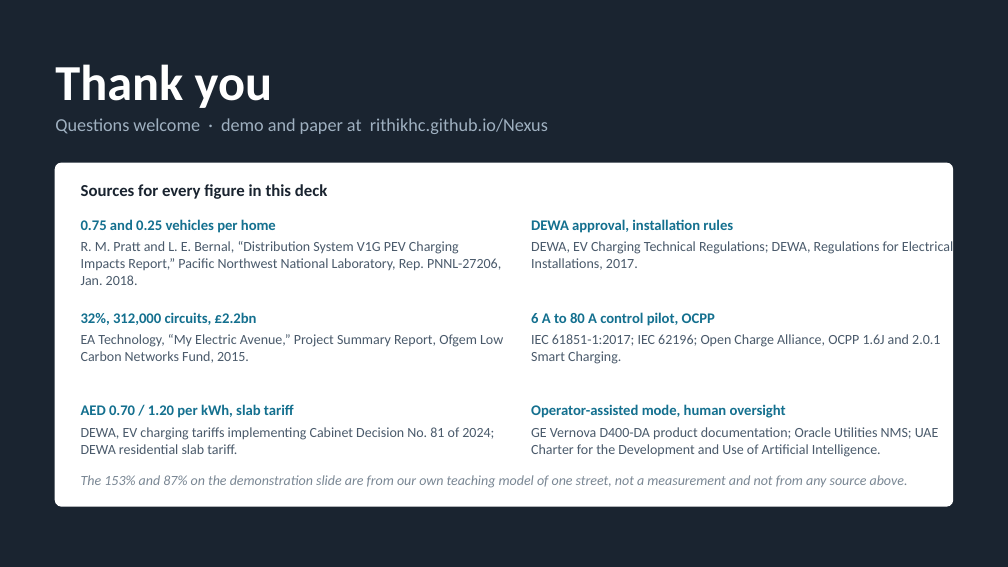
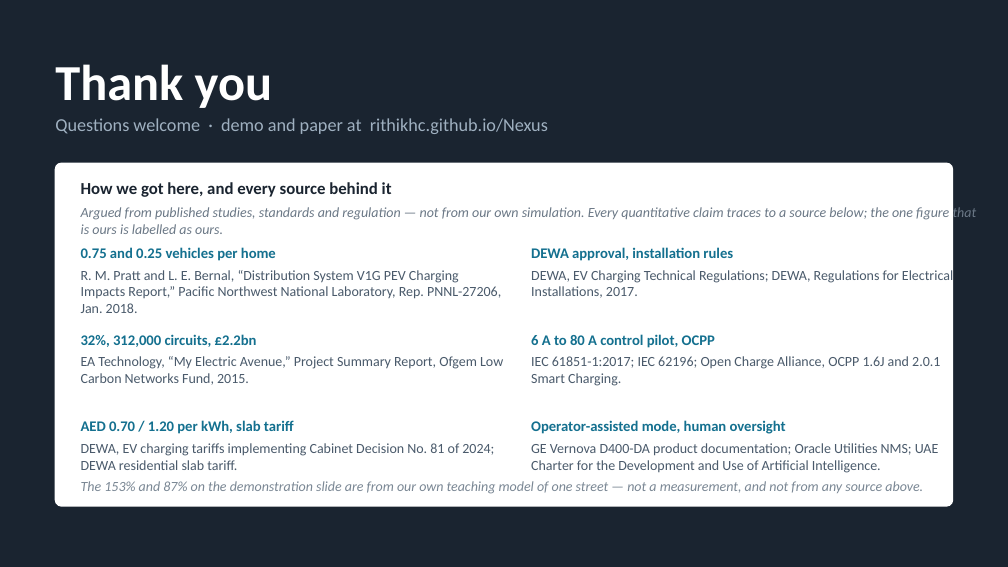
Before and after one commit to RithikhC/Nexus, a slide deck: slide 13 of deck/NEXUS-3.0-presentation.pptx. Drawn at 1008x567 pixels with LibreOffice and Linux fonts; fonts in the diff are those of the drawing. Boxes give left, top, right and bottom in pixels: in the first picture for what was removed or moved away, otherwise in the second. Text is boxed around its words. In the diff, an @@ line names an element or a change of style, - is before the commit and + after.

```diff
--- a/deck/NEXUS-3.0-presentation.pptx
+++ b/deck/NEXUS-3.0-presentation.pptx
@@ text at bbox=[81, 182, 392, 197]: text changed @@
-Sources for every figure in this deck
+How we got here, and every source behind it
@@ text added at bbox=[81, 207, 977, 234], 10 pt, text #6B7886, italic @@
+Argued from published studies, standards and regulation — not from our own simulation. Every quantitative claim traces to a source below; the one figure that is ours is labelled as ours.
@@ 4 texts: place and size @@
-4 texts at bbox=[81, 219, 953, 285]
+4 texts at bbox=[81, 247, 953, 313]
@@ text "32%, 312,000 circuits, £2.2bn": place and size @@
-text "32%, 312,000 circuits, £2.2bn" at bbox=[81, 312, 257, 325]
+text "32%, 312,000 circuits, £2.2bn" at bbox=[81, 334, 257, 347]
@@ text "EA Technology, “My Electric Avenue,” ...": place and size @@
-text "EA Technology, “My Electric Avenue,” ..." at bbox=[81, 334, 503, 363]
+text "EA Technology, “My Electric Avenue,” ..." at bbox=[81, 356, 503, 385]
@@ text "6 A to 80 A ...": place and size @@
-text "6 A to 80 A ..." at bbox=[531, 312, 715, 326]
+text "6 A to 80 A ..." at bbox=[531, 334, 715, 348]
@@ text "IEC 61851-1:2017; IEC 62196; Open ...": place and size @@
-text "IEC 61851-1:2017; IEC 62196; Open ..." at bbox=[531, 334, 940, 364]
+text "IEC 61851-1:2017; IEC 62196; Open ..." at bbox=[531, 356, 940, 386]
@@ 4 texts: place and size @@
-4 texts at bbox=[81, 404, 939, 457]
+4 texts at bbox=[81, 420, 939, 473]
@@ text at bbox=[81, 481, 923, 494]: text changed @@
-The 153% and 87% on the demonstration slide are from our own teaching model of one street, not a measurement and not from any source above.
+The 153% and 87% on the demonstration slide are from our own teaching model of one street — not a measurement, and not from any source above.
```
Also in this commit, not shown: 1 other slide changed, 1 other file.
